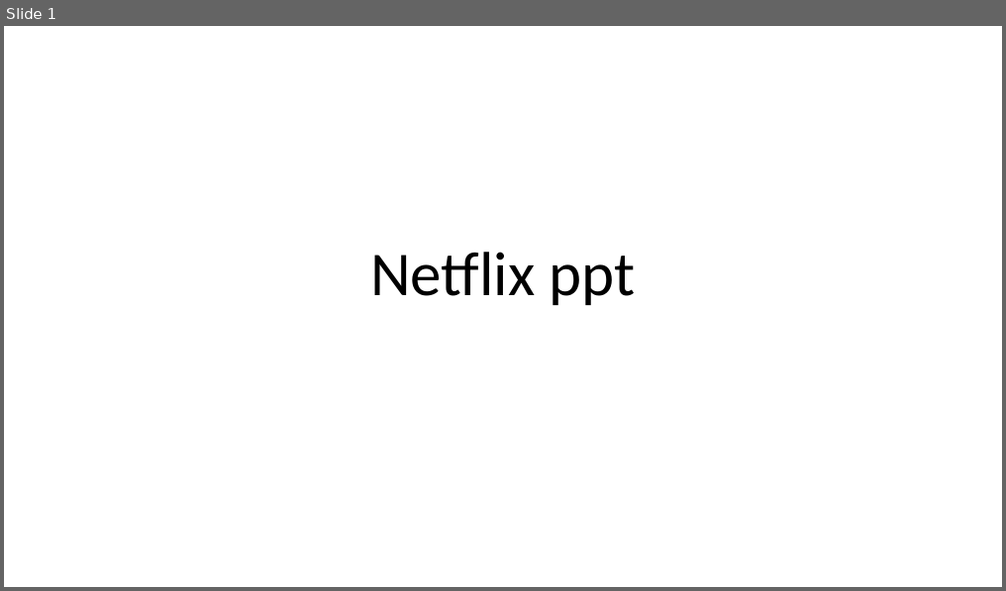
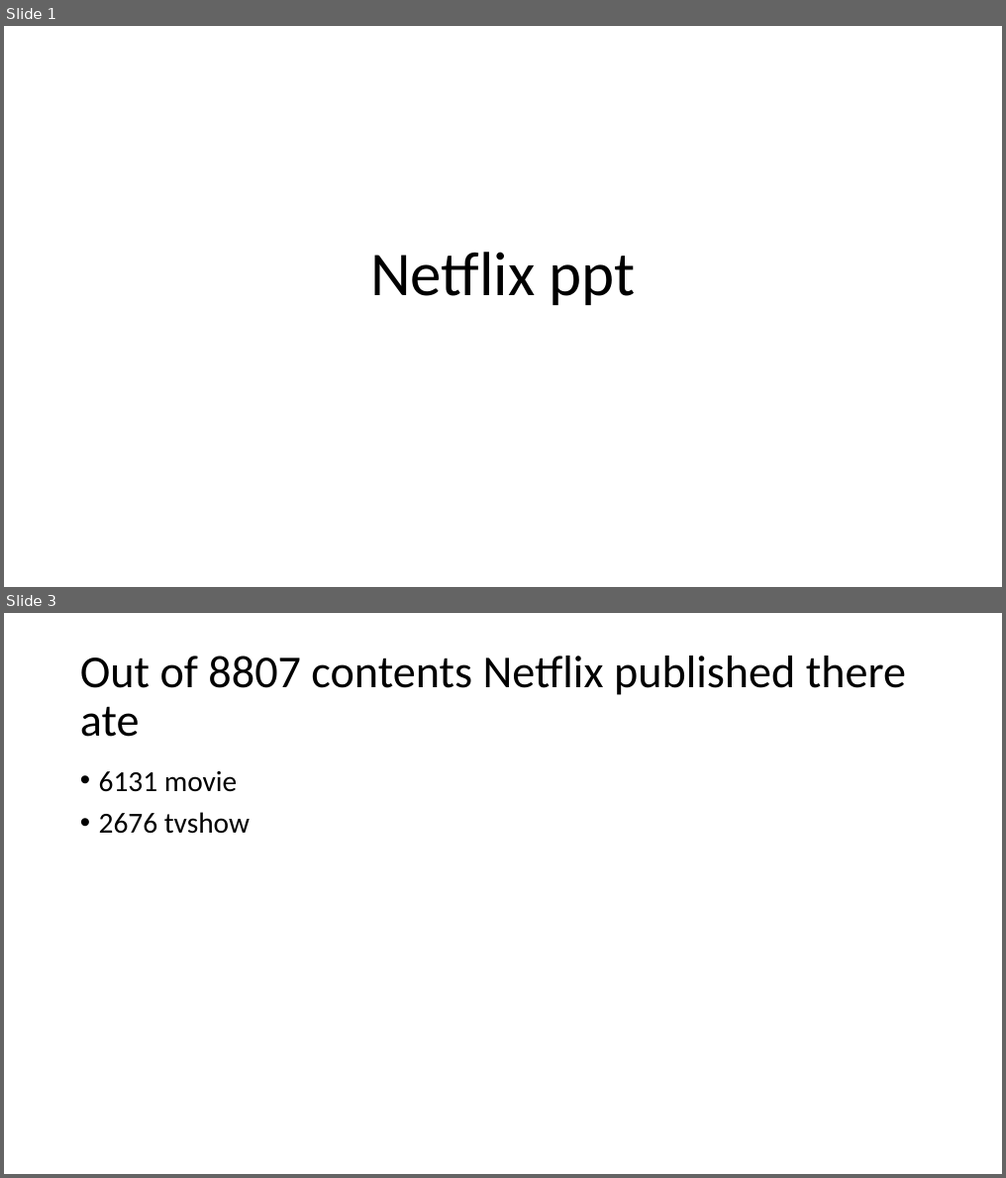
Before and after one commit to MIKHAHILLIARD/Mikha_Portofolio, a slide deck: Netflix Dataset/Netflix_ppt.pptx. Shown one above the other, each under a label of ours: slide 1 before the commit, slides 1 and 3 after it; the slides between them are not shown. The pictures are 1006x591 and 1006x1178 pixels, drawn with LibreOffice and Linux fonts; fonts in the diff are those of the drawing. Boxes give left, top, right and bottom in pixels: in the first picture for what was removed or moved away, otherwise in the second. Text is boxed around its words. In the diff, an @@ line names an element or a change of style, - is before the commit and + after.

```diff
--- a/Netflix Dataset/Netflix_ppt.pptx
+++ b/Netflix Dataset/Netflix_ppt.pptx
@@ slide 3 added at <box>4,613,1002,1174</box>, background #FFFFFF @@
@@ title added at <box>80,656,906,737</box>, 44 pt, text #000000 @@
+Out of 8807 contents Netflix published there ate
@@ text added at <box>99,771,250,834</box>, 28 pt, text #000000 @@
+• 6131 movie
+• 2676 tvshow
```
Also in this commit, not shown: 1 slide changed, 2 other slides added, 1 other file.
